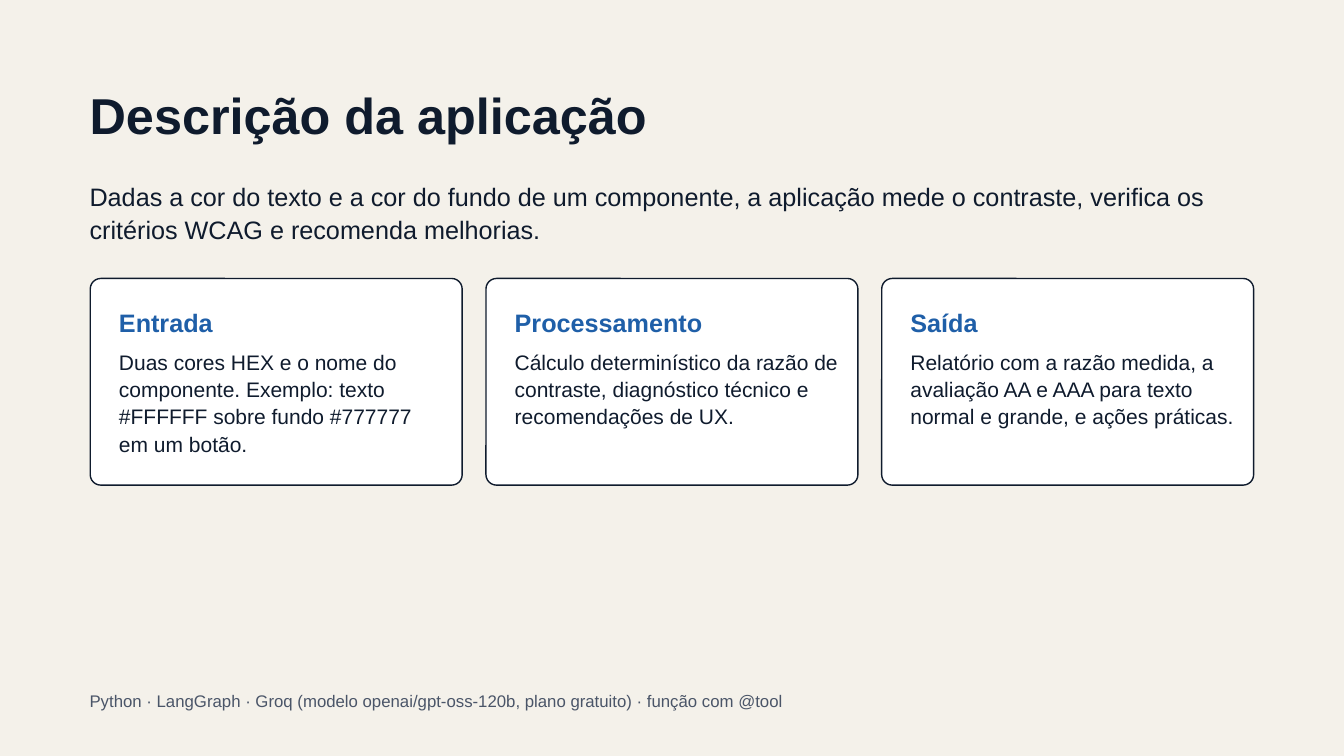
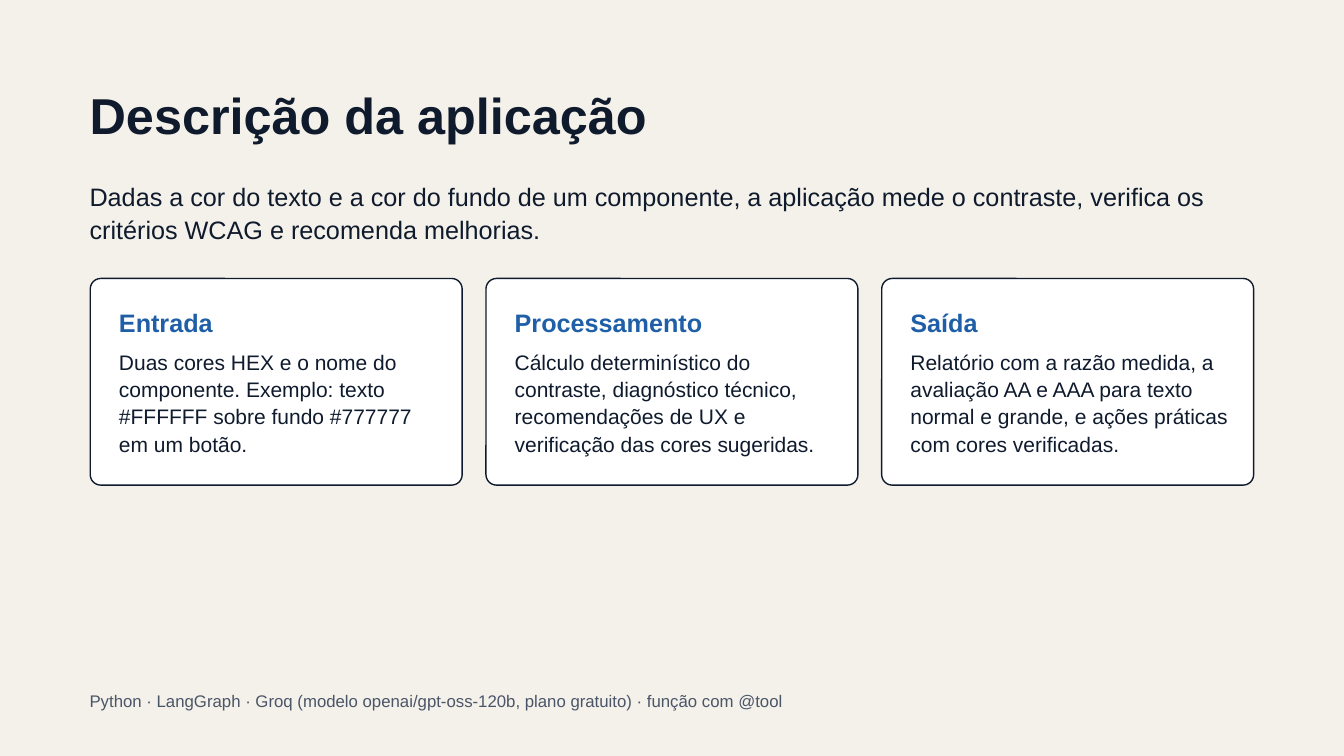
Before and after one commit to Fernanderson123/Trabalho-Pr-tico-06---Agentes-Inteligentes, a slide deck: slide 2 of TP06 — Assistente de Acessibilidade.pptx. Drawn at 1344x756 pixels with LibreOffice and Linux fonts; fonts in the diff are those of the drawing. Boxes give left, top, right and bottom in pixels: in the first picture for what was removed or moved away, otherwise in the second. Text is boxed around its words. In the diff, an @@ line names an element or a change of style, - is before the commit and + after.

```diff
--- a/TP06 — Assistente de Acessibilidade.pptx
+++ b/TP06 — Assistente de Acessibilidade.pptx
@@ text at box(515, 354, 815, 456): text changed @@
-Cálculo determinístico da razão de contraste, diagnóstico técnico e recomendações de UX.
+Cálculo determinístico do contraste, diagnóstico técnico, recomendações de UX e verificação das cores sugeridas.
@@ text at box(910, 354, 1227, 453): text changed @@
-Relatório com a razão medida, a avaliação AA e AAA para texto normal e grande, e ações práticas.
+Relatório com a razão medida, a avaliação AA e AAA para texto normal e grande, e ações práticas com cores verificadas.
```
Also in this commit, not shown: 2 other slides changed, 3 slides added, 1 slide removed.
